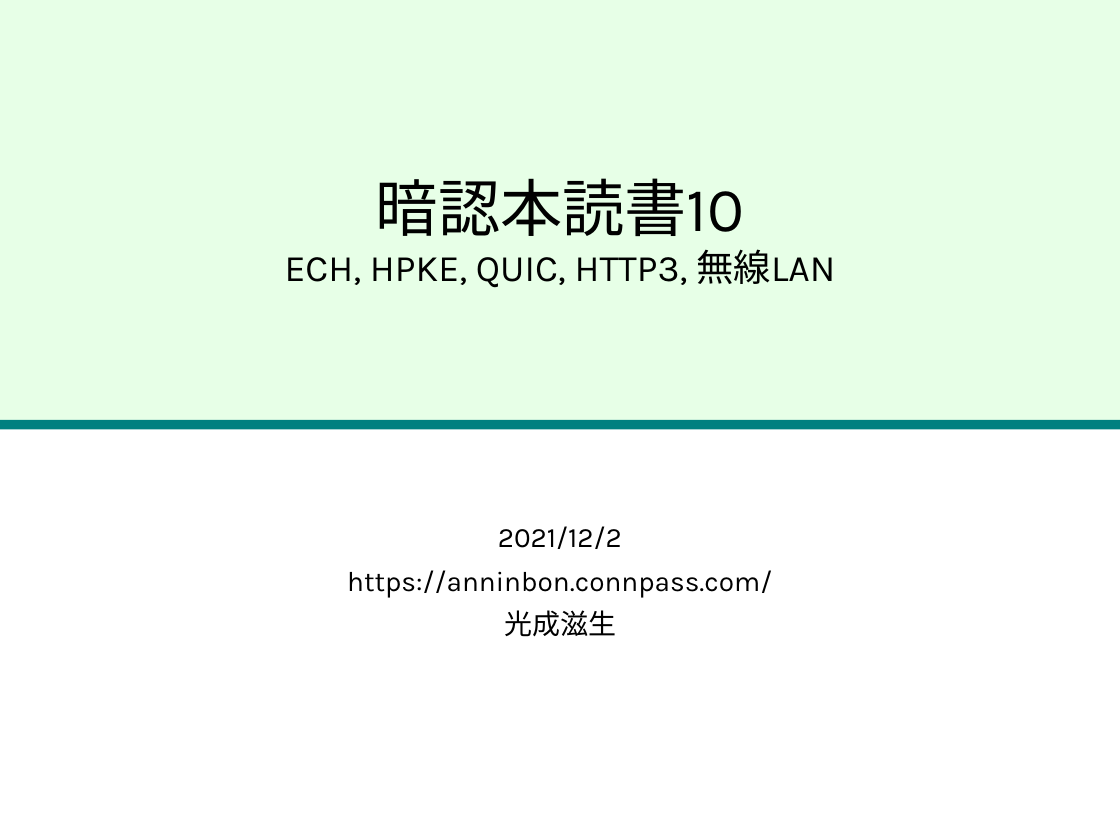
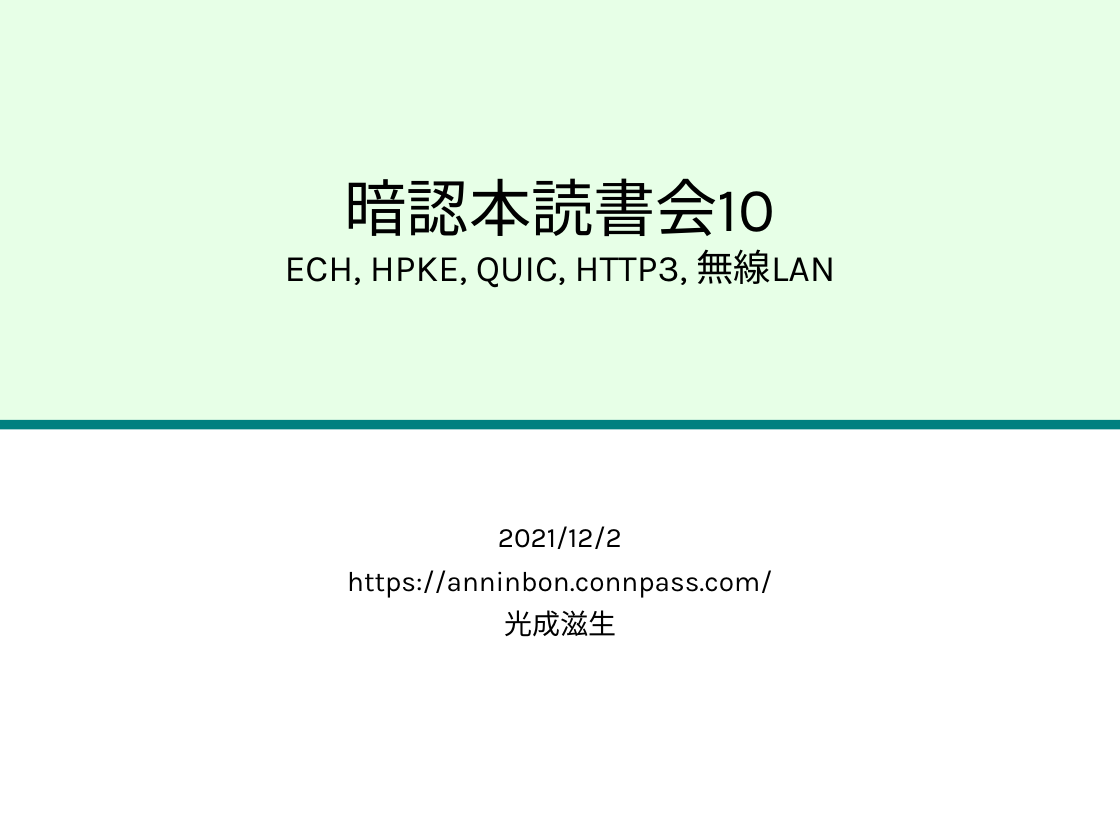
Before and after one commit to herumi/anninbon, a slide deck: slide 1 of lec/anninbon10.pptx. Drawn at 1120x840 pixels with LibreOffice and Linux fonts; fonts in the diff are those of the drawing; background and template pictures are left out. Boxes give left, top, right and bottom in pixels: in the first picture for what was removed or moved away, otherwise in the second. Text is boxed around its words. In the diff, an @@ line names an element or a change of style, - is before the commit and + after.

Commit message:
fix typo

```diff
--- a/lec/anninbon10.pptx
+++ b/lec/anninbon10.pptx
@@ title at bbox=[285, 178, 835, 288]: text changed @@
-暗認本読書10
-ECH, HPKE, QUIC, HTTP3, 無線LAN
+暗認本読書会10
+ECH, HPKE, QUIC, HTTP3, 無線LAN
```
